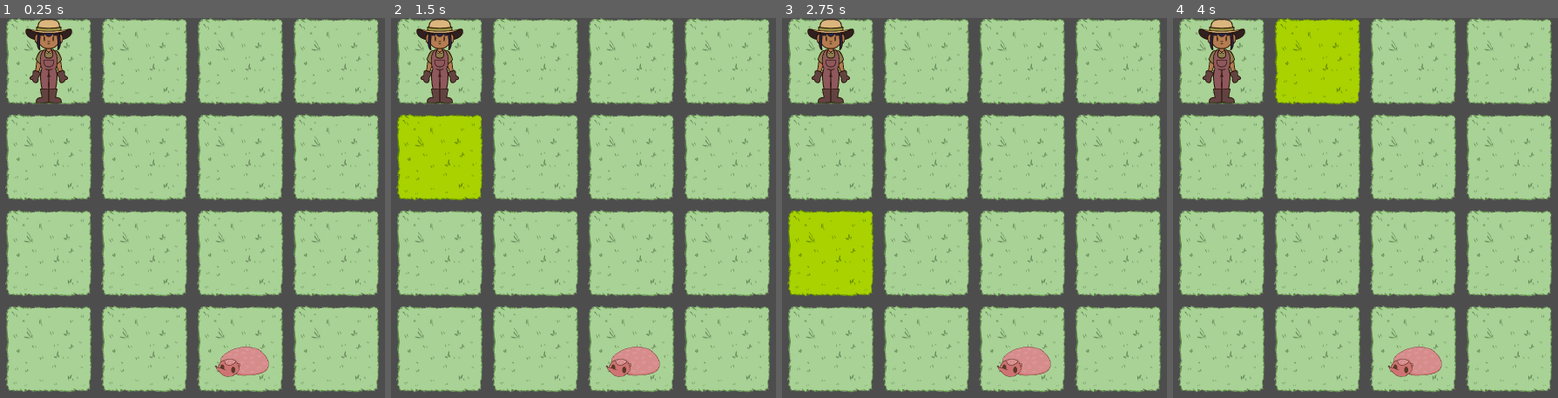
Above: before the commit, frames 1-4 (left to right).
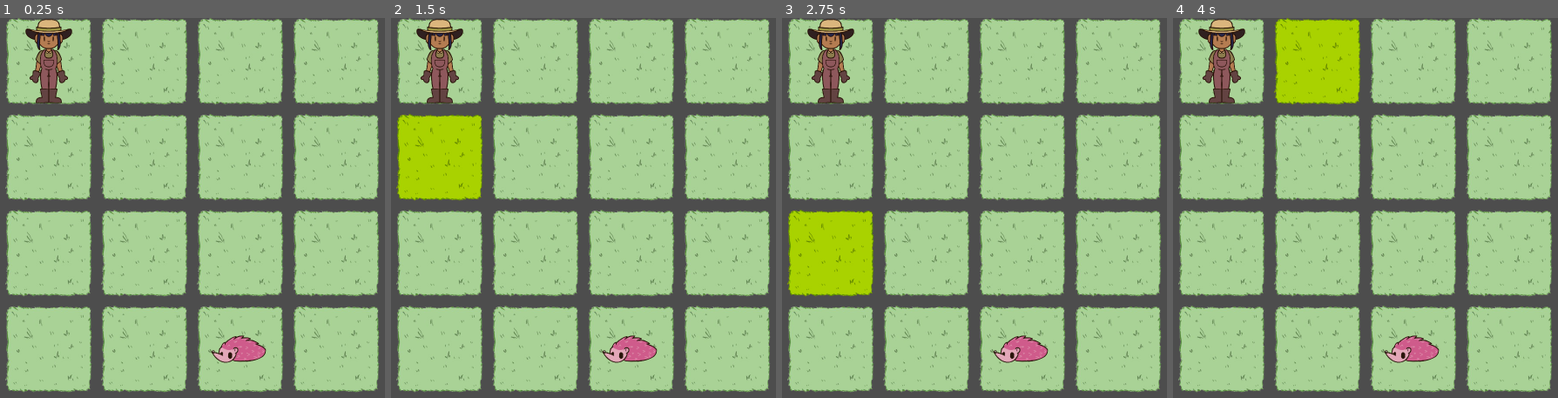
Above: after the commit, the same moments.

Repository: jadicodes/pet-with-tasks
Game: Godot game, scene res://world/world.tscn
The game is run twice, just before and just after one commit, with the same random seed, the same clock (stepped at 60 frames per second) and the same inputs. The engine's default icon, where the game draws it, is replaced by a stand-in: a white triangle on a blue panel in a dark square.
Inputs (mouse positions are in pixels of both pictures, inside the frame that each line leads up to):
- Up to frame 1 (0.25 s): no input
- Up to frame 2 (1.5 s): tap Enter at 0.5 s; move the mouse to (441, 59) at 0.52 s; click (441, 59) at 0.6 s; tap Space at 1.25 s; move the mouse to (441, 158) at 1.27 s; click (441, 158) at 1.35 s
- Up to frame 3 (2.75 s): tap Enter at 2 s; move the mouse to (832, 253) at 2.02 s; click (832, 253) at 2.1 s
- Up to frame 4 (4 s): tap Space at 2.75 s; move the mouse to (1223, 348) at 2.77 s; click (1223, 348) at 2.85 s; tap Enter at 3.5 s; move the mouse to (1319, 59) at 3.52 s; click (1319, 59) at 3.6 s

The runs differ from the first frame. In frame 1, 1.2% of the frame differs, in the area x 54-70%, y 83-95%; in frame 2, 1.2%; in frame 3, 1.2%; in frame 4, 1.2%.

Commit message:
Add a third growth stage for Pet

Diff:
--- a/project/pet/pet.gd
+++ b/project/pet/pet.gd
@@ -2,10 +2,12 @@
 
 enum Age {
 	BABY,
-	ADULT
+	TEEN,
+	ADULT,
 }
 
-var _baby_image := preload("res://pet/hedgehog_baby_test.png")
+var _baby_image := preload("res://pet/hedgehog_baby.png")
+var _teen_image := preload("res://icon.svg")
 var _adult_image := preload("res://pet/hedgehog_adult_standing.png")
 
 var _touching_player := false
@@ -14,8 +16,12 @@
 	set(state):
 		if state == Age.BABY:
 			pet_sprite.texture = _baby_image
+		elif state == Age.TEEN:
+			pet_sprite.texture = _teen_image
 		else:
+			print("hello?")
 			pet_sprite.texture = _adult_image
+		_growth_state = state
 
 @onready var pet_sprite : Sprite2D = $Sprite2D
 
@@ -27,8 +33,14 @@
 	$PopupMenu.position = pos
 
 func _grow_up() -> void:
+	print(_growth_state)
 	if _growth_state == Age.BABY:
+		print("ok")
+		_growth_state = Age.TEEN
+	elif _growth_state == Age.TEEN:
+		print('teen')
 		_growth_state = Age.ADULT
+	print(_growth_state)
 
 
 func _on_board_confirmed_pet_selected() -> void:
Binary file added: project/pet/hedgehog_baby.png
Not shown, changed: project/pet/hedgehog_baby.png.import
Binary file removed: project/pet/hedgehog_baby_test.png
Not shown, added: raw_assets/hedgehog_baby.png
